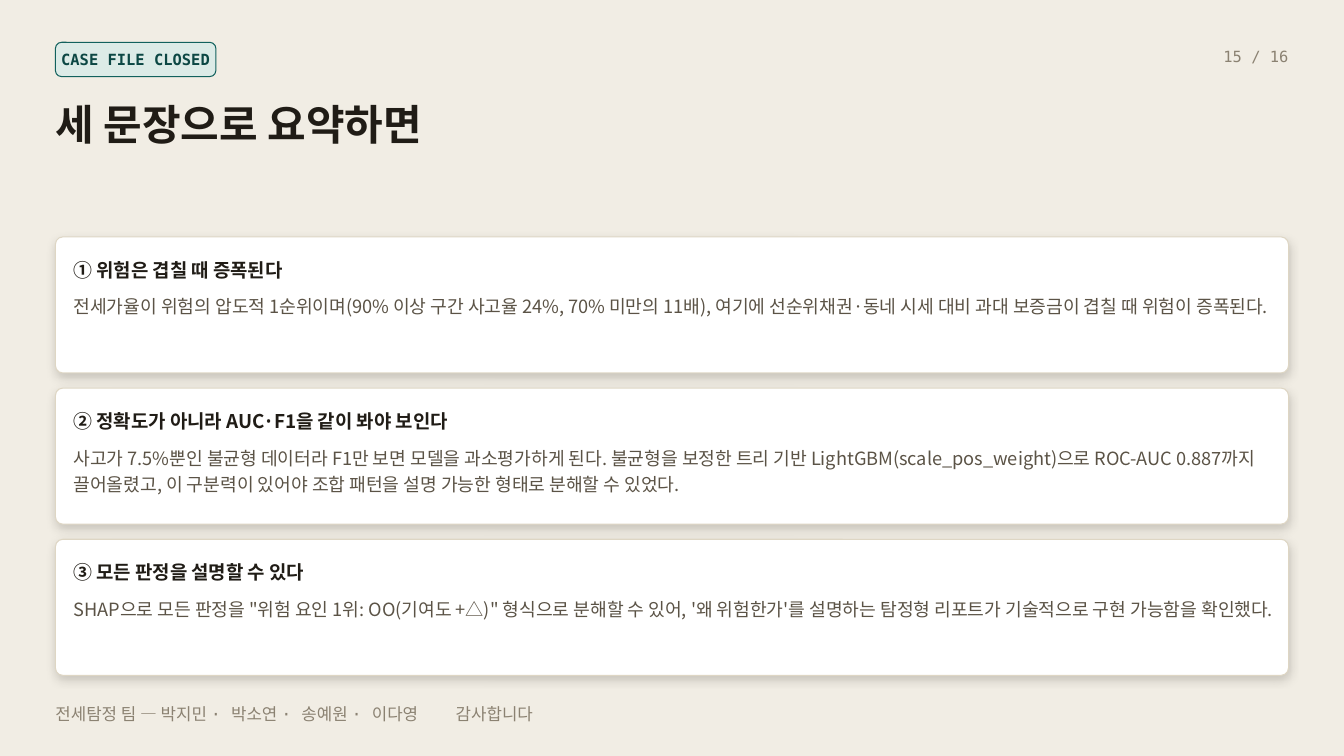
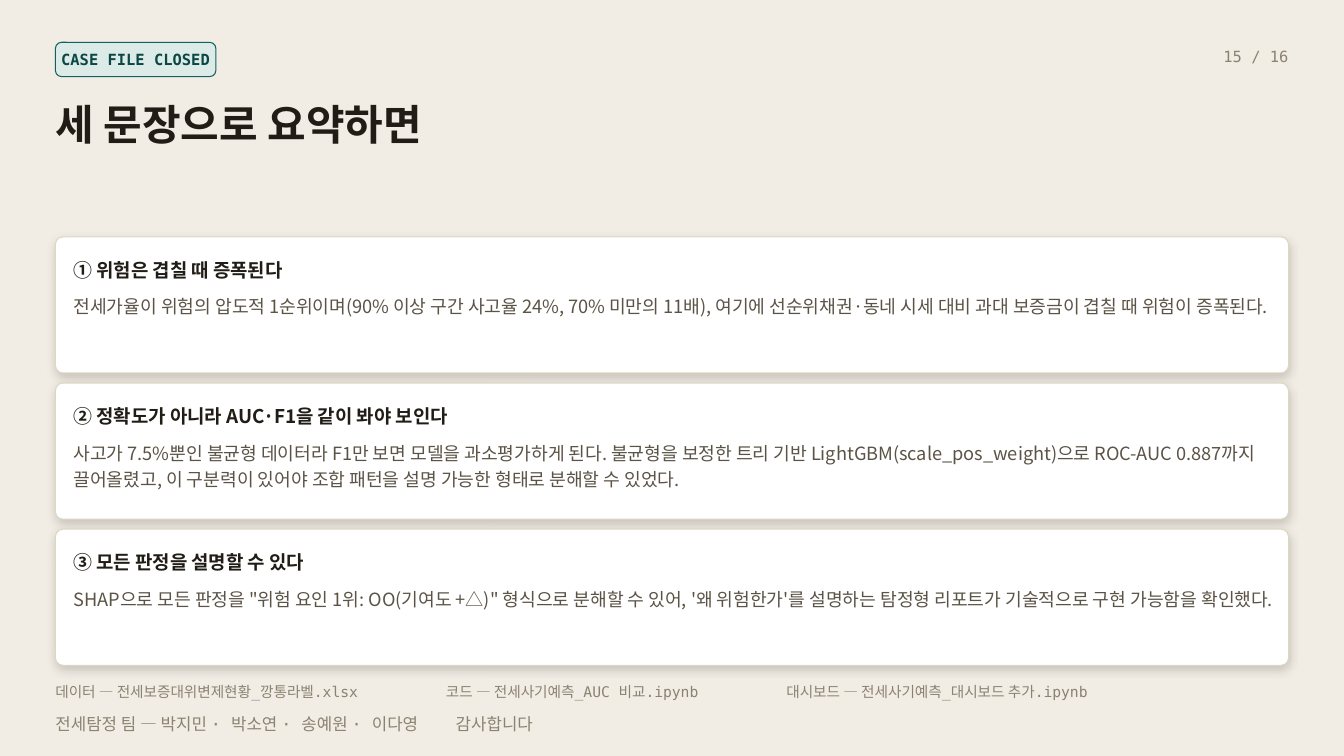
Before and after one commit to 1pjm/fintech-internship-2026, a slide deck: slide 16 of presentation/jeonse-detective-deck.pptx. Drawn at 1344x756 pixels with LibreOffice and Linux fonts; fonts in the diff are those of the drawing. Boxes give left, top, right and bottom in pixels: in the first picture for what was removed or moved away, otherwise in the second. Text is boxed around its words. In the diff, an @@ line names an element or a change of style, - is before the commit and + after.

```diff
--- a/presentation/jeonse-detective-deck.pptx
+++ b/presentation/jeonse-detective-deck.pptx
@@ 2 texts, 1 rounded rectangle: place and size @@
-2 texts, 1 rounded rectangle at box(55, 388, 1289, 524)
+2 texts, 1 rounded rectangle at box(55, 383, 1289, 519)
@@ 2 texts, 1 rounded rectangle: place and size @@
-2 texts, 1 rounded rectangle at box(55, 539, 1289, 676)
+2 texts, 1 rounded rectangle at box(55, 529, 1289, 665)
@@ text added at box(55, 685, 1088, 701), 10.5 pt, text #8B8272 @@
+데이터 — 전세보증대위변제현황_깡통라벨.xlsx 코드 — 전세사기예측_AUC 비교.ipynb 대시보드 — 전세사기예측_대시보드 추가.ipynb
@@ text "전세탐정 팀 — 박지민 · ...": place and size @@
-text "전세탐정 팀 — 박지민 · ..." at box(55, 706, 533, 721)
+text "전세탐정 팀 — 박지민 · ..." at box(55, 716, 533, 731)
```
Also in this commit, not shown: 2 other files.
